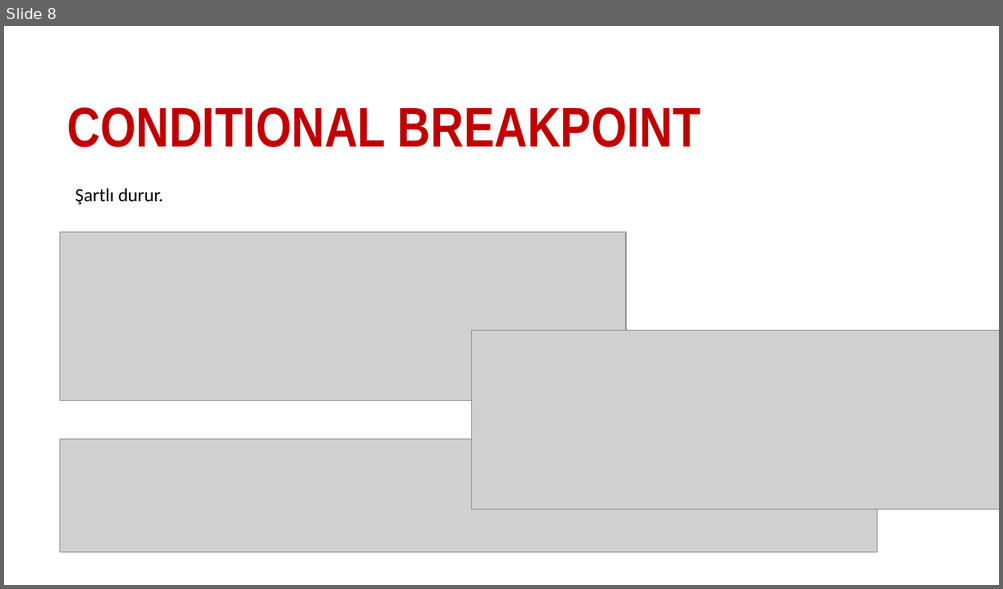
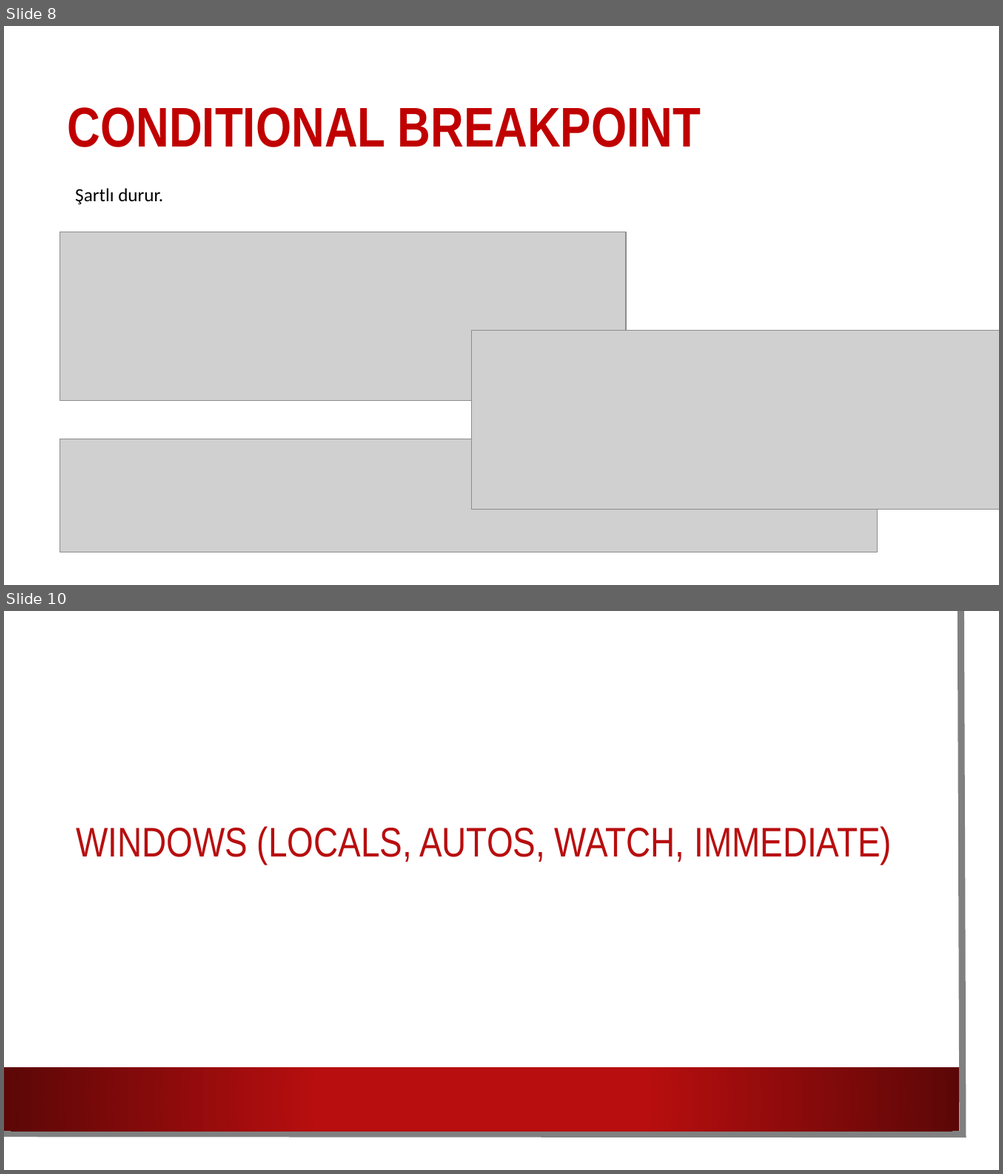
Before and after one commit to sametozalp/staj, a slide deck: debug.pptx. Shown one above the other, each under a label of ours: slide 8 before the commit, slides 8 and 10 after it; the slides between them are not shown. The pictures are 1003x589 and 1003x1174 pixels, drawn with LibreOffice and Linux fonts; fonts in the diff are those of the drawing; grey boxes stand for pictures; background and template pictures are left out. Boxes give left, top, right and bottom in pixels: in the first picture for what was removed or moved away, otherwise in the second. Text is boxed around its words. In the diff, an @@ line names an element or a change of style, - is before the commit and + after.

```diff
--- a/debug.pptx
+++ b/debug.pptx
@@ slide 10 added at <box>4,611,999,1170</box>, background picture (left out) @@
@@ rectangle added at <box>4,611,982,1153</box>, fill #FFFFFF @@
@@ freeform shape added at <box>4,611,963,1135</box>, outline #808080 6.5 pt @@
@@ title added at <box>76,826,891,864</box>, 40 pt, text #B80E0F @@
+WINDOWS (LOCALS, AUTOS, WATCH, IMMEDIATE)
@@ rectangle added at <box>4,1068,959,1131</box>, fill gradient #B80E0F to #5C0707 @@
```
Also in this commit, not shown: 1 slide changed, 10 other slides added, 20 other files.
